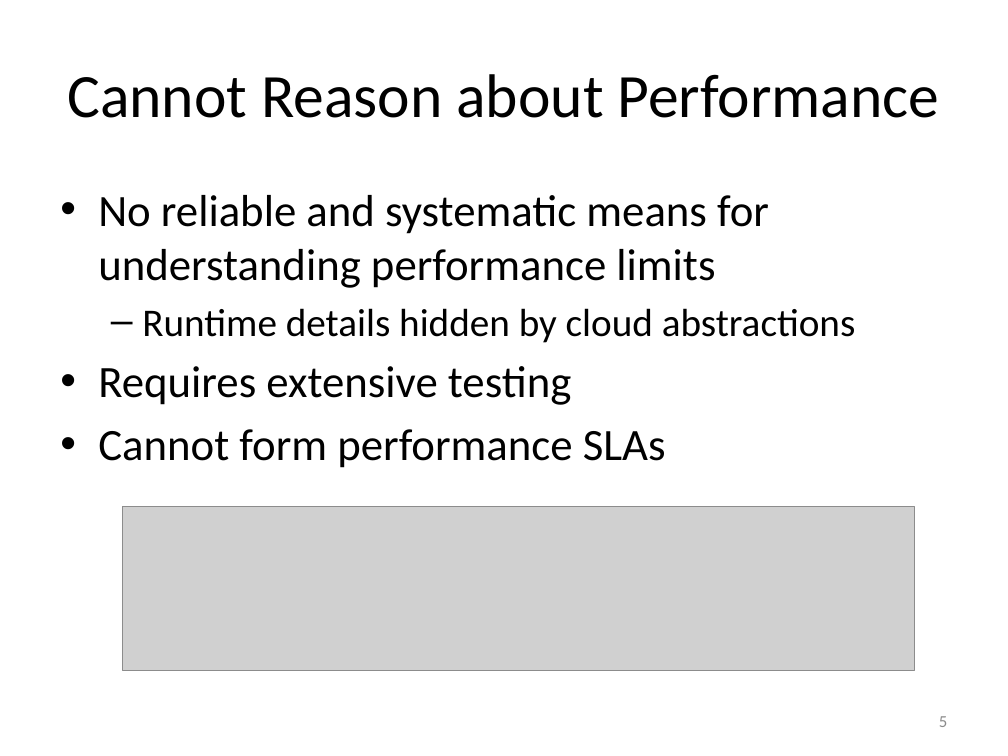
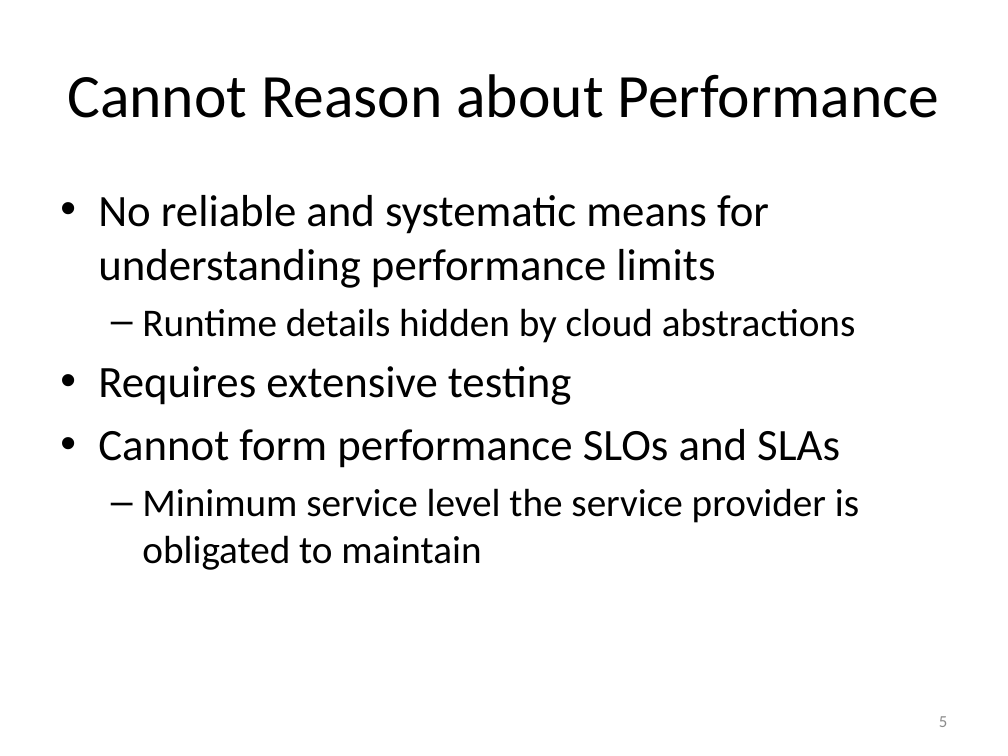
Before and after one commit to Dithn/eager-appscale, a slide deck: slide 5 of Eager/elk-experiment/appserver/system_design.pptx. Drawn at 1008x756 pixels with LibreOffice and Linux fonts; fonts in the diff are those of the drawing; grey boxes stand for pictures. Boxes give left, top, right and bottom in pixels: in the first picture for what was removed or moved away, otherwise in the second. Text is boxed around its words. In the diff, an @@ line names an element or a change of style, - is before the commit and + after.

```diff
--- a/Eager/elk-experiment/appserver/system_design.pptx
+++ b/Eager/elk-experiment/appserver/system_design.pptx
@@ text at <box>98,429,859,570</box>: text changed; size 32 to 28 pt @@
-• Cannot form performance SLAs
+• Cannot form performance SLOs and SLAs
+  – Minimum service level the service provider is obligated to maintain
@@ picture removed at <box>122,506,914,670</box> @@
```
Also in this commit, not shown: 9 other slides changed, 4 slides added.
